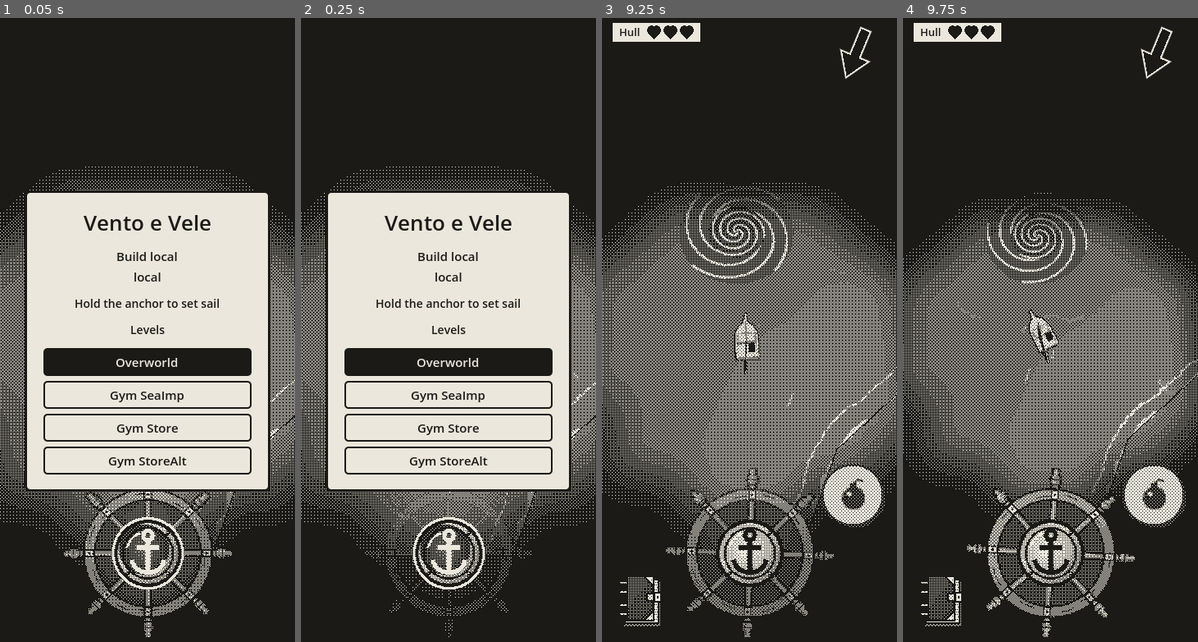
Above: before the commit, frames 1-4 (left to right).
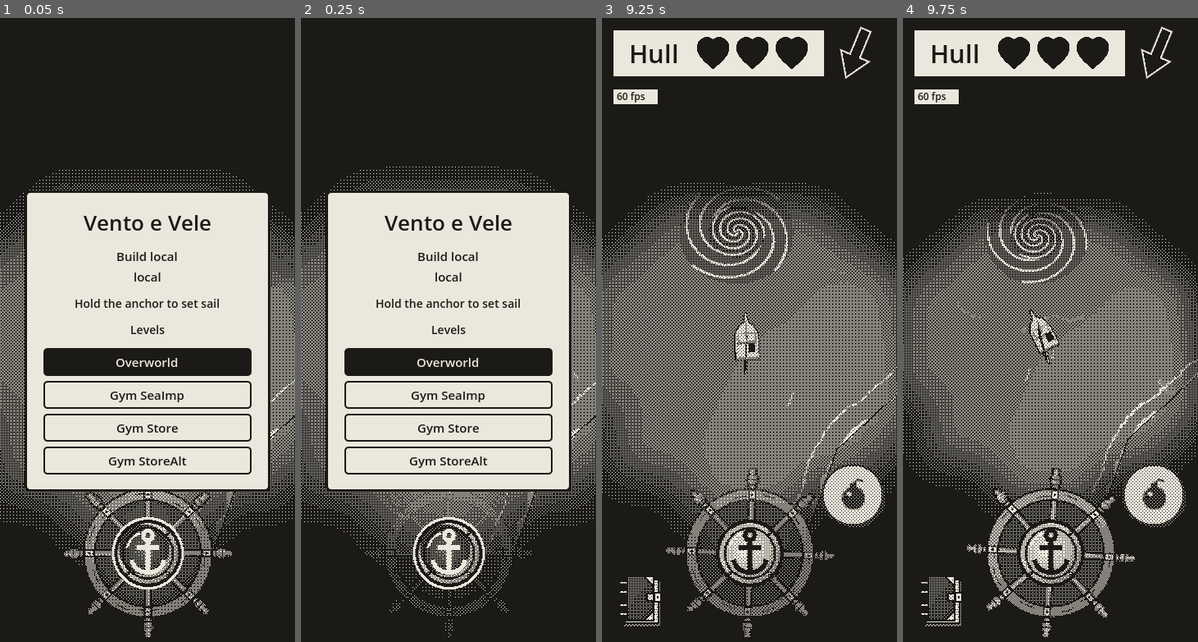
Above: after the commit, the same moments.

Repository: EnricoLabarile/Sail
Game: Godot game, scene res://Assets/Scenes/Overworld.tscn
Two runs of this game, one before a commit and one after it. Both use one fixed random seed, a clock stepped at 60 frames per second and the inputs below.
Inputs (mouse positions are in pixels of both pictures, inside the frame that each line leads up to):
- Up to frame 1 (0.05 s): no input
- Up to frame 2 (0.25 s): no input
- Up to frame 3 (9.25 s): tap Enter (ui_accept) at 0.5, 0.77, 9.02 s; move the mouse to (814, 305) at 0.52 s; hold Right (ui_right) 0.53-1.25 s; click (814, 305) at 0.67 s; click "Overworld" at 1.25 s; click "Gym SeaImp" at 2 s; click "Overworld" at 2.75 s; click "Gym Store" at 3.5 s; click "Overworld" at 4.25 s; click "Gym StoreAlt" at 5 s; click "Overworld" at 5.75 s; drag from (690, 373) to (734, 473) at 6.52 s; move the mouse to (779, 198) at 7.27 s; hold Right (ui_right) 7.28-8 s; drag from (734, 473) to (661, 242) at 8.02 s; move the mouse to (838, 442) at 8.77 s; hold Left (ui_left) from 8.78 s (still down)
- Up to frame 4 (9.75 s): release Left (ui_left) at 9.5 s; drag from (962, 242) to (1006, 174) at 9.52 s

The runs differ from the first frame. In frame 1, less than 0.1% of the frame differs, in the area x 22-100%, y 23-44%; in frame 2, nothing differs; in frame 3, 4.1%; in frame 4, 4.2%, in the area x 3-76%, y 0-59%.

Commit message:
Bigger hull panel, FPS counter, physics interpolation for the boat, idle scripts sleep until events
Co-Authored-By: Claude Opus 5.5 <noreply@anthropic.com>
Claude-Session: https://claude.ai/code/session_0154zeqDuhZHz7ZXLE21BuMs

Diff:
--- a/Assets/Boat/boat.gd
+++ b/Assets/Boat/boat.gd
@@ -190,6 +190,13 @@
 
 func _ready() -> void:
 	add_to_group("player_boat")
+	# PHYSICS INTERPOLATION (Project Settings > Physics > Common, on): she moves in _physics_process, 60 times a
+	# second, but the phone draws the screen at its own uneven pace; Godot draws her where she'd be between two
+	# ticks, so she glides instead of jumping. Only she (and what's inside her) is smoothed: everything else in the
+	# level moves itself every drawn frame, which needs no smoothing (and would lag behind with it), so the rest of
+	# the tree is switched off here, once.
+	get_tree().root.physics_interpolation_mode = Node.PHYSICS_INTERPOLATION_MODE_OFF
+	physics_interpolation_mode = Node.PHYSICS_INTERPOLATION_MODE_ON
 	anchor_point = bow_point()   # she starts at anchor: it lies off her bow
 	model_height = model.position.y   # how deep she sits: wherever Model was placed in boat.tscn
 	health = max_hearts               # she sets out with the hull whole
@@ -384,6 +391,7 @@
 	pitch_velocity = 0.0
 	model.position.y = model_height
 	model.rotation = Vector3.ZERO
+	reset_physics_interpolation()    # a jump, not a glide: no smoothing from where she sank to home
 	camera.jump_to_boat()            # the camera jumps there too, no glide across the map
 	health_changed.emit(false)
 	start_emerging()                 # and she comes up out of the water
--- a/Assets/Boat/boat_camera.gd
+++ b/Assets/Boat/boat_camera.gd
@@ -38,6 +38,9 @@
 
 func _ready() -> void:
 	top_level = true                 # it follows her position by itself, not her turning
+	# It moves itself every drawn frame (here, in _process), so the physics interpolation is off for it: it
+	# follows her smoothed position instead (boat_position()). See boat.gd's _ready.
+	physics_interpolation_mode = Node.PHYSICS_INTERPOLATION_MODE_OFF
 	focus = boat.global_position     # it starts right over her
 	distance = target_distance()     # it starts at the right distance, no easing at the very start
 	add_outline()
@@ -78,15 +81,24 @@
 	focus = boat.global_position
 
 
+## Where she is ON SCREEN this frame: her position smoothed between two physics ticks (physics interpolation).
+## She moves 60 times a second (in the physics); the screen is drawn at whatever pace the phone manages. Following
+## her raw position, the view jumps forward two ticks on one frame and none on the next: choppy. Her smoothed
+## position moves evenly with the time that really went by. (In Unreal: the Character Movement's smoothing.)
+func boat_position() -> Vector3:
+	return boat.get_global_transform_interpolated().origin
+
+
 # ---- inside the camera ----
 
 ## The point it looks at trails after her: inside the dead zone it stays still, outside it glides toward her
 ## until she's back on the zone's edge.
 func follow(dt: float) -> void:
-	var off := boat.global_position - focus   # from the camera's point to her
+	var her := boat_position()
+	var off := her - focus   # from the camera's point to her
 	off.y = 0.0
 	if off.length() > dead_zone:
-		var goal := boat.global_position - off.normalized() * dead_zone   # puts her right on the edge
+		var goal := her - off.normalized() * dead_zone   # puts her right on the edge
 		focus = focus.lerp(goal, minf(1.0, follow_speed * dt))
 
 
--- a/Assets/Dangers/big_waves/wave_zone.gd
+++ b/Assets/Dangers/big_waves/wave_zone.gd
@@ -52,16 +52,19 @@
 		return
 	$Sensor.area_entered.connect(_on_sensor_entered)
 	$Sensor.area_exited.connect(_on_sensor_exited)
+	set_process(false)    # waves only while she's in the zone: the sensor switches it on and off
 
 
 func _on_sensor_entered(area: Area3D) -> void:
 	if area.get_parent().is_in_group("player_boat"):
 		boat_inside = true
+		set_process(true)
 
 
 func _on_sensor_exited(area: Area3D) -> void:
 	if area.get_parent().is_in_group("player_boat"):
 		boat_inside = false
+		set_process(false)
 
 
 func _process(dt: float) -> void:
--- a/Assets/Landscape/clouds/clouds.gd
+++ b/Assets/Landscape/clouds/clouds.gd
@@ -33,6 +33,8 @@
 
 
 var clouds: Array[MeshInstance3D] = []
+var drift: Node3D                   # all the clouds are inside it: moving it moves them all at once
+var wrap_wait := 0.0                # seconds left before the clouds past the map's edge are brought round
 var map_camera: Camera3D            # the camera looking down on the clouds (makes the cloud map)
 var map_wait := 0.0                 # seconds left before the cloud map is drawn again
 var shadow_material: ShaderMaterial # the screen effect that draws the shadows (cloud_shadow.gdshader)
@@ -47,10 +49,13 @@
 	var materials: Array[StandardMaterial3D] = []
 	for texture in cloud_textures:
 		materials.append(make_material(texture))
-	# The clouds, using the pictures in turn.
+	# The clouds, using the pictures in turn, all inside one node (drift) that carries them downwind together.
+	drift = Node3D.new()
+	drift.name = "Drift"
+	add_child(drift)
 	for i in cloud_count:
 		var cloud := make_cloud(materials[i % materials.size()])
-		add_child(cloud)
+		drift.add_child(cloud)
 		clouds.append(cloud)
 	if shadows_on:
 		add_cloud_map()
@@ -147,16 +152,17 @@
 	return cloud
 
 
-## Every frame: move every cloud downwind, and wrap it round at the map's edges.
+## Every frame: move the clouds downwind, all together (one node moves: drift, not each cloud on its own); once
+## a second, any cloud that has drifted past the map's edge is brought round to the other side.
 func _process(dt: float) -> void:
+	if drift == null:
+		return
 	# Downwind: the opposite of where the wind comes from.
-	var step := -Wind.from_vector() * speed * dt
-	var half := Land.WORLD_SIZE / 2.0
-	for cloud in clouds:
-		cloud.position += step
-		# wrapf keeps a number inside a range: past one edge, it comes back from the other.
-		cloud.position.x = wrapf(cloud.position.x, -half, half)
-		cloud.position.z = wrapf(cloud.position.z, -half, half)
+	drift.position += -Wind.from_vector() * speed * dt
+	wrap_wait -= dt
+	if wrap_wait <= 0.0:
+		wrap_wait = 1.0
+		wrap_clouds()
 	# The cloud map: a few times a second it moves over the boat and is drawn once more (UPDATE_ONCE). Not every
 	# frame: it's a second picture of the world, and drawing it costs about as much as a small scene.
 	if map_camera != null:
@@ -166,7 +172,24 @@
 			follow_boat()
 			map_camera.get_viewport().render_target_update_mode = SubViewport.UPDATE_ONCE
 
-			## At the start: any cloud closer than clear_radius to the boat is moved to another random place.
+
+## The clouds that drifted past the map's edge come back on the other side (a cloud's place on the map is
+## drift's place + its own; past one edge by a little, it's moved a whole map's width back).
+func wrap_clouds() -> void:
+	var half := Land.WORLD_SIZE / 2.0
+	for cloud in clouds:
+		var on_map := drift.position + cloud.position
+		if on_map.x > half:
+			cloud.position.x -= Land.WORLD_SIZE
+		elif on_map.x < -half:
+			cloud.position.x += Land.WORLD_SIZE
+		if on_map.z > half:
+			cloud.position.z -= Land.WORLD_SIZE
+		elif on_map.z < -half:
+			cloud.position.z += Land.WORLD_SIZE
+
+
+## At the start: any cloud closer than clear_radius to the boat is moved to another random place.
 func clear_start_area() -> void:
 	var boat := get_tree().get_first_node_in_group("player_boat") as Node3D
 	if boat == null:
--- a/Assets/Landscape/fishing_spots/fishing_spot.gd
+++ b/Assets/Landscape/fishing_spots/fishing_spot.gd
@@ -48,6 +48,7 @@
 	if Engine.is_editor_hint():
 		return
 	_material().set_shader_parameter("phase", randf() * 16.0)   # its own place in the flipbook
+	set_process(false)    # nothing to do every frame until she fishes here (try_fishing switches it on)
 	# The physics engine calls these when the boat's sensor comes in or goes out (like OnBeginOverlap /
 	# OnEndOverlap in Unreal).
 	$Sensor.area_entered.connect(_on_sensor_entered)
@@ -119,6 +120,7 @@
 	_boat = boat
 	_player = boat
 	_fishing_left = fishing_time
+	set_process(true)                             # count the fishing time down, every frame
 	_update_boat_here()
 
 
@@ -133,7 +135,8 @@
 			queue_free()
 		return
 	if _fishing_left < 0.0:
-		return                                    # nobody fishing here
+		set_process(false)                        # nobody fishing here: rest until try_fishing
+		return
 	# She weighed anchor (or sank) before the haul: the nets come back empty.
 	if not _boat.anchored or _boat.sinking:
 		_fishing_left = -1.0
--- a/Assets/Landscape/store_alternative/store_alternative.gd
+++ b/Assets/Landscape/store_alternative/store_alternative.gd
@@ -9,7 +9,7 @@
 ##
 ## The goods are ordinary pickups (Assets/Items/pickup/pickup.tscn, the same thing that can lie anywhere in the
 ## world), each with a price and `auto_take` off: the shop listens to their `touched` and decides.
-## While she's at the shop her purse shows on screen (Purse, top left under the hearts); after a buy it counts down to
+## While she's at the shop her purse shows on screen (Purse, top left under the hearts and the fps counter); after a buy it counts down to
 ## what's left (the pickup itself makes the blip and the little screen shake).
 ## The bubble and the price tags are drawn crisp, pinned to where the merchant and the goods are on screen
 ## (Talk, a CanvasLayer), so the words stay readable through the dither.
@@ -54,6 +54,7 @@
 	$GreetArea.area_entered.connect(_on_greet_entered)
 	$GreetArea.area_exited.connect(_on_greet_exited)
 	put_out_goods()
+	set_process(false)    # every frame only while she's at the shop or he speaks (_on_greet_entered, say)
 
 
 ## One pickup on each slot, for the first three things in for_sale (an empty entry leaves its slot empty).
@@ -113,6 +114,7 @@
 	var boat := area.get_parent() as Node3D
 	if boat and boat.is_in_group("player_boat") and not boat_near:
 		boat_near = true
+		set_process(true)                      # pin the tags, the purse and the bubble every frame
 		boat.camera.ask_close_up(true)
 		coins_shown = Inventory.coins          # the purse on screen starts at what she has
 		say(welcome_line)
@@ -131,6 +133,7 @@
 	bubble_text.text = line
 	bubble.visible = true
 	line_left = line_time
+	set_process(true)
 
 
 ## Every frame: count the bubble down, and pin the bubble and the price tags to where the merchant and the goods
@@ -148,6 +151,7 @@
 	purse.visible = boat_near
 	purse.text = "Coins  %d" % roundi(coins_shown)
 	if not boat_near and not bubble.visible:
+		set_process(false)                     # she's gone and he's quiet: rest until she comes back
 		return
 	var camera := get_boat_camera()
 	if camera == null:
--- a/Assets/Landscape/store_alternative/store_alternative.tscn
+++ b/Assets/Landscape/store_alternative/store_alternative.tscn
@@ -121,9 +121,9 @@
 
 [node name="Purse" type="Label" parent="Talk" unique_id=875999180]
 offset_left = 12.0
-offset_top = 50.0
+offset_top = 124.0
 offset_right = 100.0
-offset_bottom = 74.0
+offset_bottom = 148.0
 theme_override_colors/font_color = Color(0.106, 0.102, 0.09, 1)
 theme_override_font_sizes/font_size = 13
 theme_override_styles/normal = SubResource("Purse_style")
--- a/Assets/Landscape/world/sea.gd
+++ b/Assets/Landscape/world/sea.gd
@@ -32,11 +32,17 @@
 		use_shore_picture()
 
 # The fog of war's soft edge (fog.gdshader's falloff): metres it shades off over. 0 = as it comes (about one cell).
-@export var fog_falloff := 0.0
+# Sent to the fog when it changes (also while the game runs, from the Inspector), not every frame.
+@export var fog_falloff := 0.0:
+	set(value):
+		fog_falloff = value
+		if fog_material:
+			fog_material.set_shader_parameter("falloff", fog_falloff)
 
 var fog_material: ShaderMaterial      # the fog's material (to send it the falloff)
 var texture_angle := 0.0              # where the texture is turned now (radians, clockwise from north)
 var texture_offset := Vector2.ZERO    # a shift that keeps the water under the boat still while it turns
+var boat: Node3D                      # the boat (found the first time it's needed)
 var sea_material: ShaderMaterial      # this sea's own copy of the material (the shore picture, the angle and the shift)
 
 
@@ -49,6 +55,8 @@
 	sea_material.set_shader_parameter("cell_size", Land.WORLD_SIZE / 9.0)   # 9 x 9 squares, as the logbook's map
 	Land.set_shore_picture(shore_texture)   # Land reads this level's picture too (how far the coast is: the shallows)
 	texture_angle = deg_to_rad(Wind.from_deg + texture_turn_deg)   # start already facing the wind
+	sea_material.set_shader_parameter("wind_angle", texture_angle)   # and tell the shader so (_process sends it
+	sea_material.set_shader_parameter("wind_offset", texture_offset) # again only when the wind turns)
 	add_fog()
 	match_deep_water_to_shallows.call_deferred()   # deferred: after the boat's _ready (she joins her group there)
 
@@ -107,19 +115,24 @@
 func _process(dt: float) -> void:
 	if Engine.is_editor_hint():
 		return                       # in the editor the sea stays still
-	# 0. The fog's soft edge, sent every frame so a change in the Inspector while the game runs shows at once.
-	fog_material.set_shader_parameter("falloff", fog_falloff)
 	# 1. Where the texture should face: where the wind comes from (+ the extra turn).
 	var target := deg_to_rad(Wind.from_deg + texture_turn_deg)
+	#    Already facing it (the wind is steady most of the time): nothing to turn, nothing to send.
+	if texture_angle == target:
+		return
 	# 2. Turn toward it a bit each frame, so it gets there about follow_time seconds later.
 	#    lerp_angle takes the short way round (from 350 to 10 degrees it goes through 0, not back).
+	#    Within a thousandth of a radian it just lands on it (so the check above stops the work).
 	var new_angle := lerp_angle(texture_angle, target, minf(1.0, dt / follow_time))
+	if absf(angle_difference(new_angle, target)) < 0.001:
+		new_angle = target
 	# 3. Turn round the boat, not round the middle of the map: far from home a small turn round the middle
 	#    would make the water slide a long way. So the point of the sea under the boat must stay where it is:
 	#    work out where that point is in the texture with the old angle and with the new one, and shift the
 	#    texture by the difference. (When the angle doesn't change, the shift doesn't either: as she sails,
 	#    the drawing stays fixed on the water.)
-	var boat := get_tree().get_first_node_in_group("player_boat")
+	if boat == null:
+		boat = get_tree().get_first_node_in_group("player_boat")   # found once, then kept
 	if boat:
 		var under_boat := Vector2(boat.global_position.x, boat.global_position.z)
 		texture_offset += under_boat.rotated(-texture_angle) - under_boat.rotated(-new_angle)
--- a/Assets/NPCs/npc/npc.gd
+++ b/Assets/NPCs/npc/npc.gd
@@ -51,6 +51,7 @@
 		return
 	bubble.material_override = bubble.material_override.duplicate()   # its own copy: each NPC fades on its own
 	_set_bubble_alpha(0.0)
+	set_process(false)    # nothing to do until the boat comes near (the sensor switches it on: see _wake)
 	# The boat's SpotSensor (a small Area3D on the "sensors" layer) entering or leaving the radius tells us,
 	# as with the fishing spots: no checks every frame.
 	sensor.area_entered.connect(_on_sensor_entered)
@@ -67,6 +68,8 @@
 	bubble_alpha = move_toward(bubble_alpha, want, dt / fade_time)
 	if bubble_alpha <= 0.0:
 		bubble.visible = false
+		if want == 0.0:
+			set_process(false)    # faded away and nobody near: rest until the sensor wakes it again
 		return
 	bubble.visible = true
 	_set_bubble_alpha(bubble_alpha)
@@ -88,6 +91,7 @@
 	if boat != null and boat.is_in_group("player_boat"):
 		boat_near = true
 		boat.set_near_npc(self, true)     # the wheel's hub shows the speech bubble
+		set_process(true)                 # the bubble fades in (and bobs) every frame from now
 
 
 func _on_sensor_exited(area: Area3D) -> void:
@@ -95,6 +99,7 @@
 	if boat != null and boat.is_in_group("player_boat"):
 		boat_near = false
 		boat.set_near_npc(self, false)
+		set_process(true)                 # the bubble fades out, then _process switches itself off
 
 
 ## The anchor went down somewhere: if it was inside our radius, start talking.
@@ -111,6 +116,7 @@
 ## The talk box was closed after the last page: the bubble may show again.
 func _on_talk_finished() -> void:
 	talking = false
+	set_process(true)                     # the bubble fades back in
 
 
 # ---- helpers ----
--- /dev/null
+++ b/Assets/UI/health/fps_counter.gd
@@ -0,0 +1,21 @@
+extends Label
+## THE FPS COUNTER, under the hearts (Enrico: to see how the phone copes). It isn't updated every frame: a Timer
+## child (`Tick`, every update_every seconds) asks the engine for the frames per second and writes them in.
+## (In Unreal: "stat fps", as a small UMG text updated by a looping timer.)
+
+@export var update_every := 0.5      # seconds between two readings
+
+
+func _ready() -> void:
+	var tick := Timer.new()
+	tick.name = "Tick"
+	tick.wait_time = update_every
+	tick.autostart = true
+	tick.timeout.connect(_show_fps)
+	add_child(tick)
+	_show_fps()
+
+
+## Engine.get_frames_per_second(): how many frames were drawn in the last second.
+func _show_fps() -> void:
+	text = "%d fps" % Engine.get_frames_per_second()
--- a/Assets/UI/health/health.gd
+++ b/Assets/UI/health/health.gd
@@ -9,6 +9,13 @@
 
 const PAPER := Color("ebe7dc")
 const INK := Color("1b1a17")
+
+## How tall the panel is on screen, in pixels (Enrico: as big as the wind arrow top right, 60). Everything in it
+## (the word, the hearts, the border and the shadow) is drawn at its own small size and then scaled up to this.
+@export var panel_height := 60.0:
+	set(value):
+		panel_height = value
+		queue_redraw()
 
 const HURT_FLASH := 0.35          # seconds the panel stays ink after a hit
 const HEART_SIZE := 17.0          # one heart, in pixels
@@ -42,22 +49,26 @@
 func _ready() -> void:
 	_full_heart = _heart_shape(6)
 	_left_half = _heart_shape(3)
+	if Engine.is_editor_hint():
+		return
+	set_process(false)                 # nothing to do every frame: only while the hurt flash counts down
+	_find_boat.call_deferred()         # deferred: after the boat's own _ready (she joins her group there)
 
 
-## Every frame: find the boat once (and listen to her), then only count down the hurt flash.
+## Find the boat once and listen to her: from then on it's drawn again only when her health changes.
+func _find_boat() -> void:
+	_boat = get_tree().get_first_node_in_group("player_boat") as Node3D
+	if _boat:
+		_boat.health_changed.connect(_on_health_changed)
+		_on_health_changed(false)
+
+
+## Only while the hurt flash is on (switched on by _on_health_changed): count it down, then rest again.
 func _process(dt: float) -> void:
-	if Engine.is_editor_hint():
-		return
-	if _boat == null:
-		_boat = get_tree().get_first_node_in_group("player_boat") as Node3D
-		if _boat:
-			_boat.health_changed.connect(_on_health_changed)
-			_on_health_changed(false)
-		return
-	if _flash > 0.0:
-		_flash -= dt
-		if _flash <= 0.0:
-			queue_redraw()             # the flash is over: back to paper
+	_flash -= dt
+	if _flash <= 0.0:
+		queue_redraw()                 # the flash is over: back to paper
+		set_process(false)
 
 
 ## The boat's health changed: read it, flash if she was hurt, draw again.
@@ -66,6 +77,7 @@
 	health = _boat.health
 	if hurt:
 		_flash = HURT_FLASH
+		set_process(true)              # count the flash down (see _process)
 	queue_redraw()
 
 
@@ -75,6 +87,9 @@
 	var label_w := font.get_string_size("Hull", HORIZONTAL_ALIGNMENT_LEFT, -1, FONT_SIZE).x
 	var hearts_w := count * HEART_SIZE + (count - 1) * HEART_GAP
 	var panel := Rect2(Vector2.ZERO, PADDING * 2.0 + Vector2(label_w + LABEL_GAP + hearts_w, HEART_SIZE))
+	# Drawn at its small size, then everything scaled up so the panel is panel_height tall (like a widget's scale).
+	var grow := panel_height / panel.size.y
+	draw_set_transform(Vector2.ZERO, 0.0, Vector2(grow, grow))
 
 	# Hurt: the panel turns ink and what's on it paper, for HURT_FLASH seconds.
 	var hurt := _flash > 0.0
@@ -89,7 +104,13 @@
 	# 2. "Hull", in the middle of the panel's height.
 	var middle_y := PADDING.y + HEART_SIZE * 0.5
 	var baseline := middle_y + (font.get_ascent(FONT_SIZE) - font.get_descent(FONT_SIZE)) * 0.5
-	draw_string(font, Vector2(PADDING.x, baseline), "Hull", HORIZONTAL_ALIGNMENT_LEFT, -1, FONT_SIZE, front)
+	# The word is drawn at its real big size (a scaled-up small word would be blurry): no scaling for it, its
+	# place and font size multiplied by `grow` instead; then the scaling back on for the hearts.
+	draw_set_transform(Vector2.ZERO, 0.0, Vector2.ONE)
+	var big_size := roundi(FONT_SIZE * grow)
+	var big_baseline := middle_y * grow + (font.get_ascent(big_size) - font.get_descent(big_size)) * 0.5
+	draw_string(font, Vector2(PADDING.x * grow, big_baseline), "Hull", HORIZONTAL_ALIGNMENT_LEFT, -1, big_size, front)
+	draw_set_transform(Vector2.ZERO, 0.0, Vector2(grow, grow))
 
 	# 3. The hearts: each one full, half or empty, depending on how much health is left for it.
 	var heart_scale := HEART_SIZE / 16.0
--- a/Assets/UI/health/health.tscn
+++ b/Assets/UI/health/health.tscn
@@ -1,6 +1,19 @@
 [gd_scene format=3]
 
 [ext_resource type="Script" path="res://Assets/UI/health/health.gd" id="1_health"]
+[ext_resource type="Script" path="res://Assets/UI/health/fps_counter.gd" id="2_fps"]
+
+[sub_resource type="StyleBoxFlat" id="Fps_style"]
+content_margin_left = 6.0
+content_margin_top = 2.0
+content_margin_right = 6.0
+content_margin_bottom = 2.0
+bg_color = Color(0.922, 0.906, 0.863, 1)
+border_width_left = 2
+border_width_top = 2
+border_width_right = 2
+border_width_bottom = 2
+border_color = Color(0.106, 0.102, 0.09, 1)
 
 [node name="Health" type="CanvasLayer" groups=["hidden_while_talking", "hidden_at_start"]]
 layer = 110
@@ -8,8 +21,19 @@
 [node name="Hearts" type="Control" parent="."]
 layout_mode = 3
 offset_left = 12.0
-offset_top = 12.0
-offset_right = 140.0
-offset_bottom = 40.0
+offset_top = 20.0
+offset_right = 290.0
+offset_bottom = 83.0
 mouse_filter = 2
 script = ExtResource("1_health")
+
+[node name="Fps" type="Label" parent="."]
+offset_left = 12.0
+offset_top = 92.0
+offset_right = 70.0
+offset_bottom = 114.0
+theme_override_colors/font_color = Color(0.106, 0.102, 0.09, 1)
+theme_override_font_sizes/font_size = 12
+theme_override_styles/normal = SubResource("Fps_style")
+text = "60 fps"
+script = ExtResource("2_fps")
--- a/Assets/UI/logbook/logbook.gd
+++ b/Assets/UI/logbook/logbook.gd
@@ -27,6 +27,7 @@
 func _ready() -> void:
 	icon.pressed.connect(toggle)          # when the icon says "pressed", call toggle()
 	book.visible = false
+	set_process(false)                    # the book is placed every frame only while it shows (set_open)
 
 
 ## Open the book if it's shut, shut it if it's open.
@@ -43,14 +44,21 @@
 	if open:
 		book.refresh()                    # the pages read where she is and what's in the hold, once
 		book.visible = true
+		set_process(true)                 # place it every frame while it moves and shows
 		_tween.tween_property(self, "drop", 1.0, DROP_TIME)        # 1. down…
 		_tween.tween_property(book, "unfold", 1.0, UNFOLD_TIME)    # 2. …then open
 	else:
 		_tween.tween_property(book, "unfold", 0.0, UNFOLD_TIME)    # 1. fold shut…
 		_tween.tween_property(self, "drop", 0.0, DROP_TIME)        # 2. …then up
-		_tween.tween_callback(func(): book.visible = false)        # 3. and hide it
+		_tween.tween_callback(_hide_book)                          # 3. and hide it
 	# the button's own little animation (cover opening on the icon), at the same time
 	create_tween().tween_property(icon, "open_amount", 1.0 if open else 0.0, 0.3)
+
+
+## The book is shut and up out of sight: hide it, and stop placing it every frame.
+func _hide_book() -> void:
+	book.visible = false
+	set_process(false)
 
 
 ## Every frame: work out the book's size and place it from `drop` and `unfold`.
--- a/Assets/UI/talk_box/talk_box.gd
+++ b/Assets/UI/talk_box/talk_box.gd
@@ -33,6 +33,7 @@
 func _ready() -> void:
 	add_to_group("talk_box")              # so an NPC finds it (npc.gd)
 	visible = false
+	set_process(false)                    # the typewriter runs only while the box shows (open / _close)
 	_listen_to_helm.call_deferred()
 
 
@@ -56,6 +57,7 @@
 	_set_boat_talking(true)
 	_show_hud(false)
 	visible = true
+	set_process(true)                     # the typewriter, every frame while it shows
 	_show_page()
 
 
@@ -82,6 +84,7 @@
 
 func _close() -> void:
 	visible = false
+	set_process(false)
 	_set_boat_talking(false)
 	_show_hud(true)
 	finished.emit()
--- a/project.godot
+++ b/project.godot
@@ -54,6 +54,7 @@
 [physics]
 
 3d/physics_engine="Jolt Physics"
+common/physics_interpolation=true
 
 [rendering]
 
Not shown, added: Assets/UI/health/fps_counter.gd.uid
Not shown, changed: CLAUDE.md
